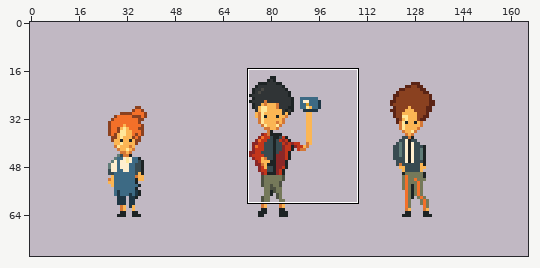
Two versions of one pixel-art file, arte/pruebas/pxl-estilo-v02/out/scenes/animacion.aseprite. Above, an overview of the earlier version with the close-up marked.
Close-up. As it was:
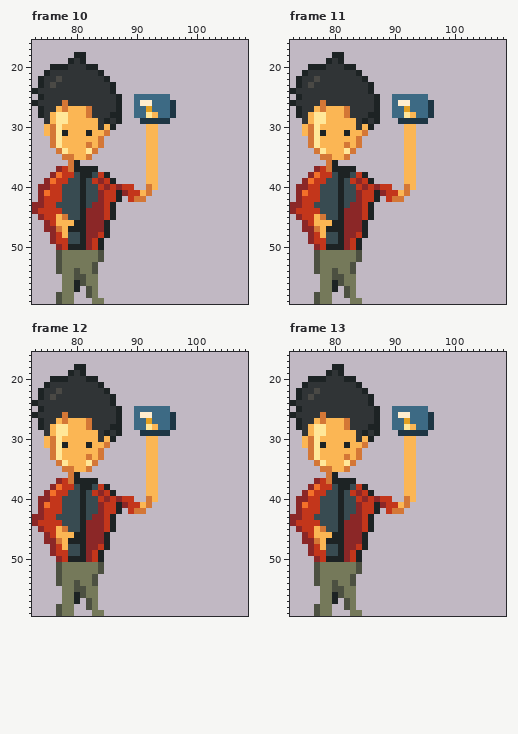
166x78 pixels, 24 frames. Shown: frame 10: x 73..108, y 16..59; frame 11: x 73..108, y 16..59; frame 12: x 73..108, y 16..59; frame 13: x 73..108, y 16..59. The commit also changed other frames or places, which this record leaves out.
After the commit:
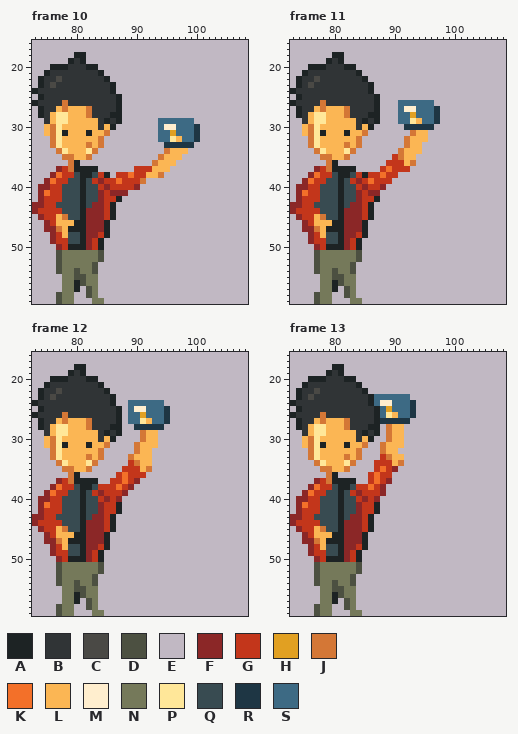
Palette (. is transparent): A #1d2324  B #303436  C #4a4945  D #4c5041  E #c1b8c3  F #8b2727  G #c3361b  H #e1a022  J #d47736  K #f37029  L #fbb654  M #ffeece  N #75795a  P #ffe799  Q #384b51  R #1e3644  S #3d6a84
Changes in this commit:
--- frame 10
@@ x 84..102 @@
 24 BBAEEEEEEEEEEEEEEEE
-25 BBBAEESSSSSSEEEEEEE
-26 BBBAEESMMSSSREEEEEE
-27 BBBAEESSHSSSREEEEEE
-28 BBAAEESSPLSSREEEEEE
-29 BABAEEERRRRREEEEEEE
-30 BLAEEEEELLEEEEEEEEE
-31 LJEEEEEELLEEEEEEEEE
-32 JEEEEEEELLEEEEEEEEE
-33 JEEEEEEELLEEEEEEEEE
-34 EEEEEEEELLEEEEEEEEE
-35 EEEEEEEELLEEEEEEEEE
-36 EEEEEEEELLEEEEEEEEE
-37 EEEEEEEELLEEEEEEEEE
-38 GAEEEEEELLEEEEEEEEE
-39 FGAEEEEELLEEEEEEEEE
-40 GFGFGGEEJLEEEEEEEEE
-41 FGGAFGGLJEEEEEEEEEE
-42 FGGAEGJJEEEEEEEEEEE
+25 BBBAEEEEEEEEEEEEEEE
+26 BBBAEEEEEEEEEEEEEEE
+27 BBBAEEEEEEEEEEEEEEE
+28 BBAAEEEEEEEEEEEEEEE
+29 BABAEEEEEESSSSSSEEE
+30 BLAEEEEEEESMMSSSREE
+31 LJEEEEEEEESSHSSSREE
+32 JEEEEEEEEESSPLSSREE
+33 JEEEEEEEEEERRRRREEE
+34 EEEEEEEEEEEJLLLEEEE
+35 EEEEEEEEEEJLLLEEEEE
+36 EEEEEEEEEJLLLEEEEEE
+37 EEEEEEGGGLLLEEEEEEE
+38 GAEGGKGGLLJEEEEEEEE
+39 FGGKGGGJEEEEEEEEEEE
+40 GFGGGGFEEEEEEEEEEEE
+41 FGFFFEEEEEEEEEEEEEE
+42 FGGAEEEEEEEEEEEEEEE
 43 FGAEEEEEEEEEEEEEEEE
--- frame 11
@@ x 84..99 @@
 24 BBAEEEEEEEEEEEEE
-25 BBBAEESSSSSSEEEE
-26 BBBAEESMMSSSREEE
-27 BBBAEESSHSSSREEE
-28 BBAAEESSPLSSREEE
-29 BABAEEERRRRREEEE
-30 BLAEEEEELLEEEEEE
-31 LJEEEEEELLEEEEEE
-32 JEEEEEEELLEEEEEE
-33 JEEEEEEELLEEEEEE
-34 EEEEEEEELLEEEEEE
-35 EEEEEEEELLEEEEEE
-36 EEEEEEEELLEEEEEE
-37 EEEEEEEELLEEEEEE
-38 GAEEEEEELLEEEEEE
-39 FGAEEEEELLEEEEEE
-40 GFGFGGEEJLEEEEEE
-41 FGGAFGGLJEEEEEEE
-42 FGGAEGJJEEEEEEEE
+25 BBBAEEEEEEEEEEEE
+26 BBBAEEESSSSSSEEE
+27 BBBAEEESMMSSSREE
+28 BBAAEEESSHSSSREE
+29 BABAEEESSPLSSREE
+30 BLAEEEEERRRRREEE
+31 LJEEEEEEEJLLEEEE
+32 JEEEEEEEJLLLEEEE
+33 JEEEEEEEJLLEEEEE
+34 EEEEEEEJLLLEEEEE
+35 EEEEEEGJLLEEEEEE
+36 EEEEEGGGLJEEEEEE
+37 EEEEGKGGGEEEEEEE
+38 GAGGKGGEEEEEEEEE
+39 FGKGGGEEEEEEEEEE
+40 GFGGFEEEEEEEEEEE
+41 FGFFEEEEEEEEEEEE
+42 FGGAEEEEEEEEEEEE
 43 FGAEEEEEEEEEEEEE
--- frame 12
@@ x 83..98 @@
 23 BBBAEEEEEEEEEEEE
-24 BBBAEEEEEEEEEEEE
-25 BBBBAEESSSSSSEEE
-26 BBBBAEESMMSSSREE
-27 BBBBAEESSHSSSREE
-28 BBBAAEESSPLSSREE
-29 LBABAEEERRRRREEE
-30 LBLAEEEEELLEEEEE
-31 LLJEEEEEELLEEEEE
-32 LJEEEEEEELLEEEEE
-33 LJEEEEEEELLEEEEE
-34 JEEEEEEEELLEEEEE
-35 EEEEEEEEELLEEEEE
-36 EEEEEEEEELLEEEEE
-37 AEEEEEEEELLEEEEE
-38 QGAEEEEEELLEEEEE
-39 GFGAEEEEELLEEEEE
-40 QGFGFGGEEJLEEEEE
-41 QFGGAFGGLJEEEEEE
-42 QFGGAEGJJEEEEEEE
+24 BBBAEESSSSSSEEEE
+25 BBBBAESMMSSSREEE
+26 BBBBAESSHSSSREEE
+27 BBBBAESSPLSSREEE
+28 BBBAAEERRRRREEEE
+29 LBABAEEEJLLEEEEE
+30 LBLAEEEEJLLEEEEE
+31 LLJEEEEJLLLEEEEE
+32 LJEEEEEJLLEEEEEE
+33 LJEEEEJLLLEEEEEE
+34 JEEEEEGJLLEEEEEE
+35 EEEEEGGGLJEEEEEE
+36 EEEEGKGGGEEEEEEE
+37 AEEGGKGFEEEEEEEE
+38 QGGGKGFEEEEEEEEE
+39 GFGGGFEEEEEEEEEE
+40 QGFGFEEEEEEEEEEE
+41 QFGGAEEEEEEEEEEE
+42 QFGGAEEEEEEEEEEE
 43 FFGAEEEEEEEEEEEE
--- frame 13
@@ x 83..98 @@
 22 BBAEEEEEEEEEEEEE
-23 BBBAEEEEEEEEEEEE
-24 BBBAEEEEEEEEEEEE
-25 BBBBAEESSSSSSEEE
-26 BBBBAEESMMSSSREE
-27 BBBBAEESSHSSSREE
-28 BBBAAEESSPLSSREE
-29 LBABAEEERRRRREEE
-30 LBLAEEEEELLEEEEE
-31 LLJEEEEEELLEEEEE
-32 LJEEEEEEELLEEEEE
-33 LJEEEEEEELLEEEEE
-34 JEEEEEEEELLEEEEE
-35 EEEEEEEEELLEEEEE
-36 EEEEEEEEELLEEEEE
-37 AEEEEEEEELLEEEEE
-38 QGAEEEEEELLEEEEE
-39 GFGAEEEEELLEEEEE
-40 QGFGFGGEEJLEEEEE
-41 QFGGAFGGLJEEEEEE
-42 QFGGAEGJJEEEEEEE
+23 BBBASSSSSSEEEEEE
+24 BBBASMMSSSREEEEE
+25 BBBBASHSSSREEEEE
+26 BBBBASPLSSREEEEE
+27 BBBBARRRRREEEEEE
+28 BBBAAEJLLEEEEEEE
+29 LBABAEJLLEEEEEEE
+30 LBLAEEJLLEEEEEEE
+31 LLJEEJLLLEEEEEEE
+32 LJEEEJLLEEEEEEEE
+33 LJEEEGJLLEEEEEEE
+34 JEEEGGGLJEEEEEEE
+35 EEEEGKGFEEEEEEEE
+36 EEEGKGGEEEEEEEEE
+37 AEEGKGFEEEEEEEEE
+38 QGGKGFEEEEEEEEEE
+39 GFGGGFEEEEEEEEEE
+40 QGFGFEEEEEEEEEEE
+41 QFGGAEEEEEEEEEEE
+42 QFGGAEEEEEEEEEEE
 43 FFGAEEEEEEEEEEEE
Boxes around the changes in both close-ups, in picture pixels (x1, y1, x2, y2):
changed: (110, 94, 200, 202)
changed: (368, 94, 440, 202)
changed: (104, 400, 176, 514)
changed: (362, 394, 434, 514)
